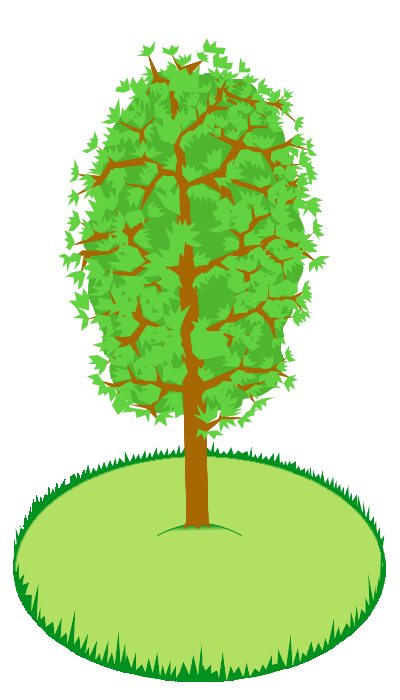
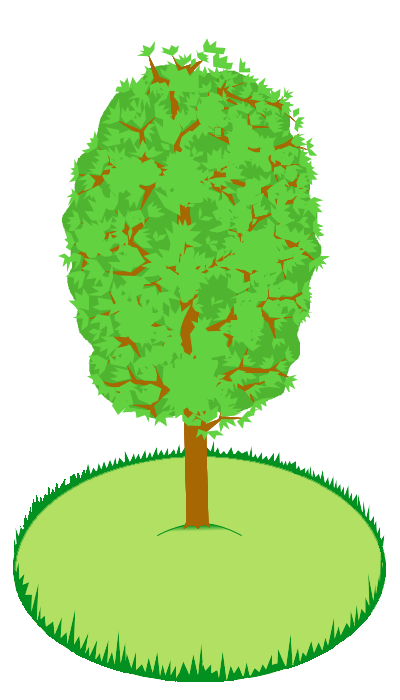
Layers edited between the first and the second 400x700 image:
added layer "дерево - 20" in group "Группа слоёв" over [62, 58, 322, 426]
hid "дерево - 19", painted on it over [62, 58, 322, 426]
